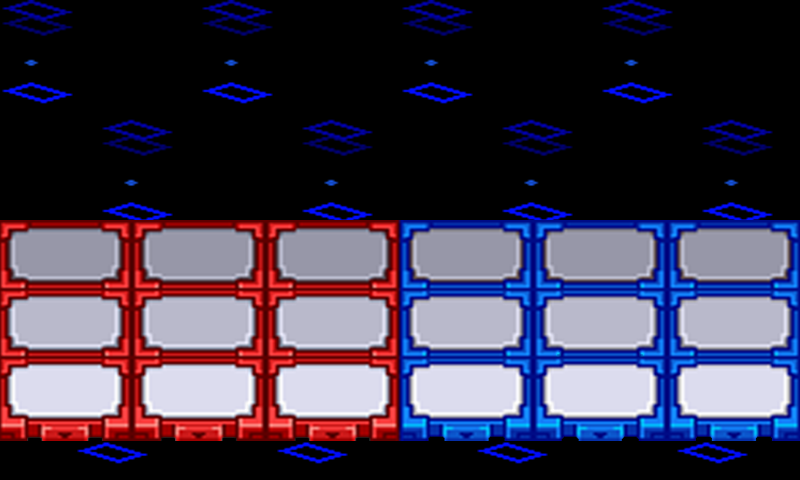
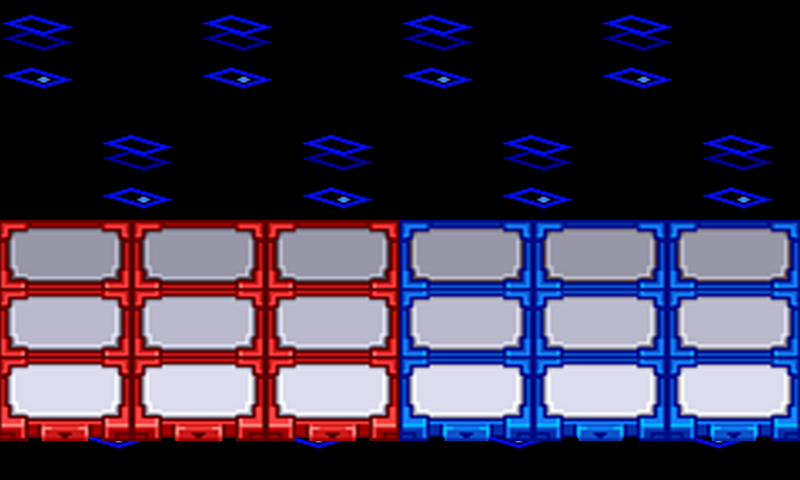
Before/after of a 800×480 layered artwork. What changed in the layer stack:
showed "Layer 3" over (2, 0, 773, 464)
showed "Layer 2" over (2, 0, 773, 464)
